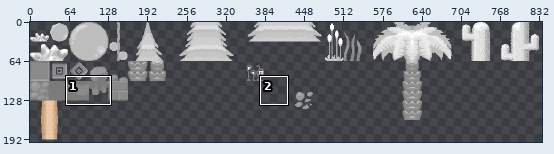
Sprite sheet, stored at Locust.gmx/background/images/tiles.png. The first picture is a wide view before the edit; the outline marks the close-up.
Close-up. Before the edit:
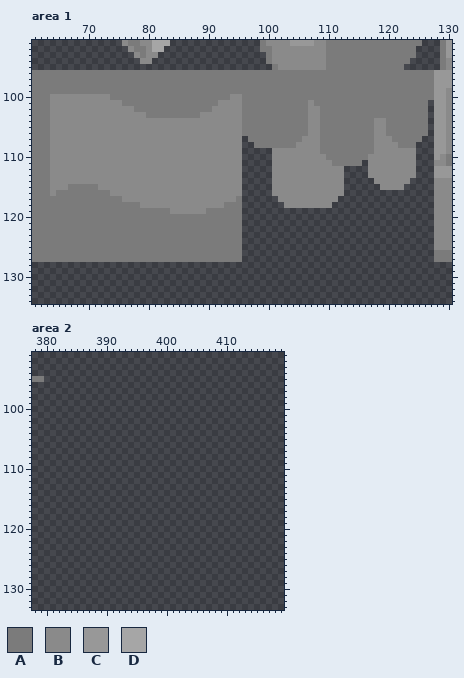
The file is 1024x224 pixels. Colours within 5 levels of each other are drawn and written as one. Shown: area 1: x 61..130, y 91..134; area 2: x 378..419, y 91..133. The wide view leaves out empty margins. The commit also changed other parts of the picture, which this record leaves out.
Palette (. is transparent): A #7b7b7b  B #8a8a8a  C #989898  D #a6a6a6
Pixels before, area 1 (only the part around the change), first column x 61:
 91 ...............BAABBDDD...............ABBBBCCCCBBAAAAAAAAAAAAAAAA...AC
 92 ................BAABDD................AABBBBBBBBBAAAAAAAAAAAAAAA....AC
 93 .................BABB..................ABBBBBBBBBAAAAAAAAAAAAAAA....AC
 94 ..................BB...................ABBBBBBBBBAAAAAAAAAAAAAA.....AB
 95 ........................................ABBBBBBBBAAAAAAAAAAAAA......AB
 96 AAAAAAAAAAAAAAAAAAAAAAAAAAAAAAAAAAAAAAAAAAAAAAAAAAAAAAAAAAAAAAAAAAACCC
 97 AAAAAAAAAAAAAAAAAAAAAAAAAAAAAAAAAAAAAAAAAAAAAAAAAAAAAAAAAAAAAAAAAAACCC
 98 AAAAAAAAAAAAAAAAAAAAAAAAAAAAAAAAAAAAAAAAAAAAAAAAAAAAAAAAAAAAAAAAAAACCC
 99 AAAAAAAAAAAAAAAAAAAAAAAAAAAAAAAAAAAAAAAAAAAAAAAAAAAAAAAAAAAAAAAAAAACCB
100 AAABBBBBBBBBBAAAAAAAAAAAAAAAAAAAABBAAAAAAAAAAAAAAAAAAAAAAAAAAAAAAAACCB
101 AAABBBBBBBBBBBBAAAAAAAAAAAAAAAABBBBAAAAAAAAAAABAAAAAAAAAAAAAAAAAAA.CCB
102 AAABBBBBBBBBBBBBBAAAAAAAAAAAAABBBBBAAAAAAAAAAABBAAAAAAAAAAAAAAAAAA.CCB
103 AAABBBBBBBBBBBBBBBBAAAAAAAAABBBBBBBAAAAAAAAAAABBAAAAAAAAAAAAAAAAAA.CCB
104 AAABBBBBBBBBBBBBBBBBBBBBBBBBBBBBBBBAAAAAAAAAAABBAAAAAAAAABBAAAAAAA.CCB
105 AAABBBBBBBBBBBBBBBBBBBBBBBBBBBBBBBBAAAAAAAAAAABBAAAAAAAAABBAAAAAAA.CCB
106 AAABBBBBBBBBBBBBBBBBBBBBBBBBBBBBBBBAAAAAAAAAAABBAAAAAAAAABBAAAAAAA.CCB
107 AAABBBBBBBBBBBBBBBBBBBBBBBBBBBBBBBB.AAAAAAAAABBBAAAAAAAAABBBAAAAA..CCB
108 AAABBBBBBBBBBBBBBBBBBBBBBBBBBBBBBBB..AAAAAAABBBBAAAAAAAAABBBBAAA...CCB
109 AAABBBBBBBBBBBBBBBBBBBBBBBBBBBBBBBB.....BBBBBBBBAAAAAAAAABBBBBBB...CCB
110 AAABBBBBBBBBBBBBBBBBBBBBBBBBBBBBBBB.....BBBBBBBBBAAAAAAABBBBBBBB...CBA
111 AAABBBBBBBBBBBBBBBBBBBBBBBBBBBBBBBB.....BBBBBBBBBBAAAAA.BBBBBBBB...BBA
112 AAABBBBBBBBBBBBBBBBBBBBBBBBBBBBBBBB.....BBBBBBBBBBBB....BBBBBBBB...CCC
113 AAABBBBBBBBBBBBBBBBBBBBBBBBBBBBBBBB.....BBBBBBBBBBBB....BBBBBBBB...CCC
114 AAABBBBBBBBBBBBBBBBBBBBBBBBBBBBBBBB.....BBBBBBBBBBBB.....BBBBBB....BBB
115 AAABBBAAAAABBBBBBBBBBBBBBBBBBBBBBBB.....BBBBBBBBBBBB......BBBB.....BBB
116 AAABAAAAAAAAABBBBBBBBBBBBBBBBBBBBBB.....BBBBBBBBBBBB...............BBB
117 AAAAAAAAAAAAAAABBBBBBBBBBBBBBBBBBBA......BBBBBBBBBB................BBB
118 AAAAAAAAAAAAAAAAAABBBBBBBBBBBBBBAAA.......BBBBBBBB.................BBB
119 AAAAAAAAAAAAAAAAAAAAAAABBBBBBAAAAAA................................BBB
120 AAAAAAAAAAAAAAAAAAAAAAAAAAAAAAAAAAA................................BBB
121 AAAAAAAAAAAAAAAAAAAAAAAAAAAAAAAAAAA................................BBB
122 AAAAAAAAAAAAAAAAAAAAAAAAAAAAAAAAAAA................................BBB
123 AAAAAAAAAAAAAAAAAAAAAAAAAAAAAAAAAAA................................BBB
124 AAAAAAAAAAAAAAAAAAAAAAAAAAAAAAAAAAA................................BBB
125 AAAAAAAAAAAAAAAAAAAAAAAAAAAAAAAAAAA................................BBB
126 AAAAAAAAAAAAAAAAAAAAAAAAAAAAAAAAAAA................................AAA
127 AAAAAAAAAAAAAAAAAAAAAAAAAAAAAAAAAAA................................AAA
128 ......................................................................
129 ......................................................................
130 ......................................................................
131 ......................................................................
132 ......................................................................
Pixels before, area 2, first column x 378:
95 AA
Once edited:
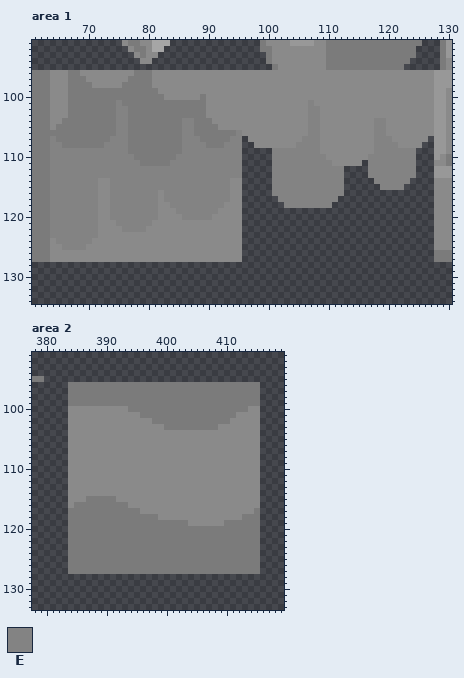
Colours new in this view: E #838383
What changed:
Changed rows in their new state; - is an unchanged pixel.
Area 1:
first column x 64:
 96 BBB--BBBBBBBBB---BBBBBBBBBBBBBBBBBBBBBBBBBBBBBBBBBBBBBBBBBBBBBBB
 97 BBB---BBBBBBB----BBBBBBBBBBBBBBBBBBBBBBBBBBBBBBBBBBBBBBBBBBBBBBB
 98 BBB----BBBBB-----BBBBBBBBBBBBBBBBBBBBBBBBBBBBBBBBBBBBBBBBBBBBBBB
 99 BBB---------------BBBBBBBBBBBBBBBBBBBBBBBBBBBBBBBBBBBBBBBBBBBBBB
100 ---AAAAAAA---------BBBBBB-BBBB--BBBBBBBBBBBBBBBBBBBBBBBBBBBBBBBB
101 ---AAAAAAAAE--------------BB----BBBBBBBBBBBEBBBBBBBBBBBBBBBBBBBB
102 ---AAAAAAAAEEA------------B-----BBBBBBBBBBBEEBBBBBBBBBBBBBBBBBBB
103 ---AAAAAAAAEEAAA---------A------BBBBBBBBBBBEEBBBBBBBBBBBBBBBBBBB
104 --AAAAAAAAAEEAAAAAAAAAEEAAA-----BBBBBBBBBBBEEBBBBBBBBBEEBBBBBBBB
105 -AAAAAAAAAAEEAAAAAAAAAEEAAAA----BBBBBBBBBBBEEBBBBBBBBBEEBBBBBBBB
106 AAAAAAAAAAAEEAAAAAAAAAEEAAAAAAAEBBBBBBBBBBBEEBBBBBBBBBEEBBBBBBBB
107 EAAAAAAAAAEEEAAAAAAAAAEEEAAAAAEE-BBBBBBBBBEEEBBBBBBBBBEEEBBBBBB-
108 EEAAAAAAAEEEEAAAAAAAAAEEEEAAAEEE--BBBBBBBEEEEBBBBBBBBBEEEEBBBB--
109 EEEEEEEEEEEEEAAAAAAAAAEEEEEEEEEE-----EEEEEEEEBBBBBBBBBEEEEEEE---
110 EEEEEEEEEEEEEEAAAAAAAEEEEEEEEEEE-----EEEEEEEEEBBBBBBBEEEEEEEE---
111 EEEEEEEEEEEEEEEAAAAAEEEEEEEEEEEE-----EEEEEEEEEEBBBBB-EEEEEEEE---
112 EEEEEEEEEEEEEEEEEEEEEEEEEEEEEEEE-----EEEEEEEEEEEE----EEEEEEEE---
113 EEEEEEEEEEEEEEEEEEEEEEEEEEEEEEEE-----EEEEEEEEEEEE----EEEEEEEE---
114 EEEEEEEE--EEEEEEEEEEEEEEEEEEEE-------EEEEEEEEEEEE-----EEEEEE----
115 EEEEEEEE--EEEEEEEEEEEEEEEEEEEE-------EEEEEEEEEEEE------EEEE-----
116 EEEEEEEEBBEEEEEEEE-EEEEEEEEEEE-------EEEEEEEEEEEE---------------
117 EEEEEEEEBBEEEEEEEE-EEEEEEEEEEE-B------EEEEEEEEEE----------------
118 EEEEEEEEBBEEEEEEEE--EEEEEEEEEBBB-------EEEEEEEE-----------------
119 EEEEEEEEBBEEEEEEEEBB-EEEEEEEBBBB--------------------------------
120 EEEEEEEEBBEEEEEEEEBBBBEEEEEBBBBB--------------------------------
121 EEEEEEEEBBBEEEEEEBBBBBBBBBBBBBBB--------------------------------
122 EEEEEEEEBBBBEEEEBBBBBBBBBBBBBBBB--------------------------------
123 EEEEEEEEBBBBBBBBBBBBBBBBBBBBBBBB--------------------------------
124 BEEEEEEBBBBBBBBBBBBBBBBBBBBBBBBB--------------------------------
125 BBEEEEBBBBBBBBBBBBBBBBBBBBBBBBBB--------------------------------
126 BBBBBBBBBBBBBBBBBBBBBBBBBBBBBBBB--------------------------------
127 BBBBBBBBBBBBBBBBBBBBBBBBBBBBBBBB--------------------------------
Area 2:
first column x 384:
 96 AAAAAAAAAAAAAAAAAAAAAAAAAAAAAAAA
 97 AAAAAAAAAAAAAAAAAAAAAAAAAAAAAAAA
 98 AAAAAAAAAAAAAAAAAAAAAAAAAAAAAAAA
 99 AAAAAAAAAAAAAAAAAAAAAAAAAAAAAAAA
100 BBBBBBBBBBAAAAAAAAAAAAAAAAAAAABB
101 BBBBBBBBBBBBAAAAAAAAAAAAAAAABBBB
102 BBBBBBBBBBBBBBAAAAAAAAAAAAABBBBB
103 BBBBBBBBBBBBBBBBAAAAAAAAABBBBBBB
104 BBBBBBBBBBBBBBBBBBBBBBBBBBBBBBBB
105 BBBBBBBBBBBBBBBBBBBBBBBBBBBBBBBB
106 BBBBBBBBBBBBBBBBBBBBBBBBBBBBBBBB
107 BBBBBBBBBBBBBBBBBBBBBBBBBBBBBBBB
108 BBBBBBBBBBBBBBBBBBBBBBBBBBBBBBBB
109 BBBBBBBBBBBBBBBBBBBBBBBBBBBBBBBB
110 BBBBBBBBBBBBBBBBBBBBBBBBBBBBBBBB
111 BBBBBBBBBBBBBBBBBBBBBBBBBBBBBBBB
112 BBBBBBBBBBBBBBBBBBBBBBBBBBBBBBBB
113 BBBBBBBBBBBBBBBBBBBBBBBBBBBBBBBB
114 BBBBBBBBBBBBBBBBBBBBBBBBBBBBBBBB
115 BBBAAAAABBBBBBBBBBBBBBBBBBBBBBBB
116 BAAAAAAAAABBBBBBBBBBBBBBBBBBBBBB
117 AAAAAAAAAAAABBBBBBBBBBBBBBBBBBBA
118 AAAAAAAAAAAAAAABBBBBBBBBBBBBBAAA
119 AAAAAAAAAAAAAAAAAAAABBBBBBAAAAAA
120 AAAAAAAAAAAAAAAAAAAAAAAAAAAAAAAA
121 AAAAAAAAAAAAAAAAAAAAAAAAAAAAAAAA
122 AAAAAAAAAAAAAAAAAAAAAAAAAAAAAAAA
123 AAAAAAAAAAAAAAAAAAAAAAAAAAAAAAAA
124 AAAAAAAAAAAAAAAAAAAAAAAAAAAAAAAA
125 AAAAAAAAAAAAAAAAAAAAAAAAAAAAAAAA
126 AAAAAAAAAAAAAAAAAAAAAAAAAAAAAAAA
127 AAAAAAAAAAAAAAAAAAAAAAAAAAAAAAAA
